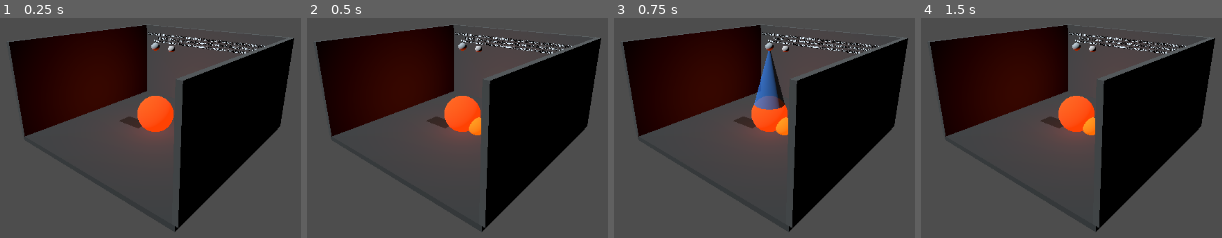
Above: before the commit, frames 1-4 (left to right).
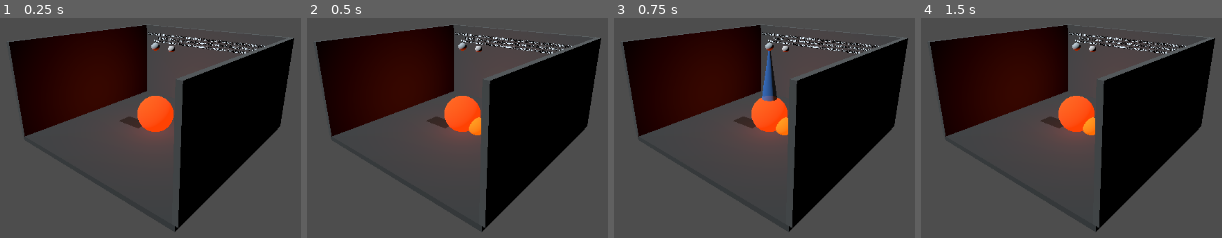
Above: after the commit, the same moments.

Repository: kblood/GameSystems
Game: Godot game, scene res://demos/sprinkler_fire/fire_station_demo.tscn
The game is run twice, just before and just after one commit, with the same random seed, the same clock (stepped at 60 frames per second) and the same inputs. The project has no main scene, so this scene is started directly.
Inputs:
- Up to frame 1 (0.25 s): no input
- Up to frame 2 (0.5 s): no input
- Up to frame 3 (0.75 s): tap Enter at 0.5 s; hold D from 0.53 s (still down); tap F at 0.6 s
- Up to frame 4 (1.5 s): tap Space at 1.25 s; release D at 1.28 s; hold S from 1.28 s (still down); tap V at 1.35 s

Frames 1-2 are identical in both runs. In frame 3, 1.1% of the frame differs, in the area x 46-57%, y 15-42%; in frame 4, nothing differs.

Commit message:
Show concurrent sprinkler sprays per head

Diff:
--- a/godot/demos/sprinkler_fire/fire_station_demo.gd
+++ b/godot/demos/sprinkler_fire/fire_station_demo.gd
@@ -42,14 +42,14 @@
 var main_switch_on := true
 var fault_switch_on := false
 var last_spray_ml := 0.0
-var last_spray_kind: StringName = &""
 var last_puddle_result: Dictionary = {}
 var sprinkler_source_receipts: Dictionary = {}
 var _puddle_id_by_sprinkler_source: Dictionary = {}
 var _spill_spread_registered := false
-var _spray_linger_seconds := 0.0
+var _spray_linger_by_source: Dictionary = {}
+var _spray_visual_by_source: Dictionary = {}
+var _spray_sources_this_frame: Dictionary = {}
 var _status_label: Label3D
-var _spray_visual: MeshInstance3D
 var _fire_visual: MeshInstance3D
 var _fire_light: OmniLight3D
 var _spread_fire_visual: MeshInstance3D
@@ -178,20 +178,16 @@
 		sprinkler_result.events.append_array(sprinkler_tick.get("events", []))
 		sprinkler_debt = sprinkler_result.pending_seconds
 	last_spray_ml = 0.0
-	last_spray_kind = &""
+	_spray_sources_this_frame.clear()
 	for event: Dictionary in sprinkler_result.get("events", []):
 		if event.get("type") != &"spray": continue
 		last_spray_ml += float(event.ml)
-		last_spray_kind = StringName(event.get("kind", &"unknown"))
 		_receive_sprinkler_spray(event)
-	if last_spray_ml > 0.0:
-		_spray_linger_seconds = 0.18
-	else:
-		_spray_linger_seconds = maxf(0.0, _spray_linger_seconds - delta)
-	_spray_visual.visible = _spray_linger_seconds > 0.0
-	var spray_material := _spray_visual.material_override as StandardMaterial3D
-	if spray_material != null and last_spray_kind != &"":
-		spray_material.albedo_color = _liquid_color(last_spray_kind)
+	for source_variant: Variant in _spray_visual_by_source.keys():
+		var source := StringName(source_variant)
+		var linger := 0.18 if _spray_sources_this_frame.has(source) else maxf(0.0, float(_spray_linger_by_source.get(source, 0.0)) - delta)
+		_spray_linger_by_source[source] = linger
+		(_spray_visual_by_source[source] as MeshInstance3D).visible = linger > 0.0
 	_sync_fire_visual()
 	_update_status()
 	return {"ok": fire_result.ok and sprinkler_result.ok, "thermal": fire_result,
@@ -236,6 +232,7 @@
 	if source == &"" or kind == &"" or not is_finite(emitted) or emitted < 0.0 \
 			or not is_finite(thermally_applied) or thermally_applied < 0.0 or thermally_applied > emitted + 1.0e-6:
 		return {"ok": false, "source": source, "kind": kind, "ml": 0.0}
+	_show_spray_for_event(source, kind, event)
 	var runoff := maxf(0.0, emitted - thermally_applied)
 	var puddle_id := int(_puddle_id_by_sprinkler_source.get(source, -1))
 	var deposited := 0.0
@@ -260,6 +257,40 @@
 		"puddle_ml": deposited, "removed_ml": runoff - deposited}
 
 
+func _show_spray_for_event(source: StringName, kind: StringName, event: Dictionary) -> void:
+	var visual := _spray_visual_by_source.get(source) as MeshInstance3D
+	if visual == null:
+		var head_position: Vector3 = event.get("position", Vector3.ZERO)
+		visual = _cylinder(0.36, 2.3, head_position - Vector3(0.0, 0.58, 0.0), _liquid_color(kind))
+		add_child(visual)
+		_spray_visual_by_source[source] = visual
+	else:
+		var head_position: Vector3 = event.get("position", Vector3.ZERO)
+		visual.position = head_position - Vector3(0.0, 0.58, 0.0)
+		var material := visual.material_override as StandardMaterial3D
+		if material != null: material.albedo_color = _liquid_color(kind)
+	visual.visible = true
+	_spray_sources_this_frame[source] = true
+
+
+func _has_visible_spray() -> bool:
+	for visual_variant: Variant in _spray_visual_by_source.values():
+		if (visual_variant as MeshInstance3D).visible: return true
+	return false
+
+
+func _spray_visual_state() -> Dictionary:
+	var state := {}
+	for source_variant: Variant in _spray_visual_by_source.keys():
+		var source := StringName(source_variant)
+		var visual := _spray_visual_by_source[source] as MeshInstance3D
+		var material := visual.material_override as StandardMaterial3D
+		state[source] = {"visible": visual.visible,
+			"color": material.albedo_color if material != null else Color.TRANSPARENT,
+			"linger_seconds": float(_spray_linger_by_source.get(source, 0.0))}
+	return state
+
+
 func set_battery_enabled(enabled: bool) -> void:
 	if electricity != null: electricity.set_enabled(BATTERY_ID, enabled)
 	_update_status()
@@ -327,7 +358,8 @@
 		"diesel_head": sprinklers.head_state(DIESEL_HEAD_ID), "fuel_valve_open": fuel_valve_open,
 		"main_switch_on": main_switch_on, "fault_switch_on": fault_switch_on,
 		"fuse_blown": electricity.state(FUSE_ID).blown,
-		"last_spray_ml": last_spray_ml, "spray_visible": _spray_visual.visible,
+		"last_spray_ml": last_spray_ml, "spray_visible": _has_visible_spray(),
+		"spray_visuals": _spray_visual_state(),
 		"diesel_puddle": puddles.components(diesel_puddle_id), "puddle_ledger": puddles.ledger(),
 		"sprinkler_water_puddle": puddles.components(sprinkler_water_puddle_id),
 		"sprinkler_source_receipts": sprinkler_source_receipts.duplicate(true),
@@ -376,9 +408,6 @@
 	var head := _sphere(0.16, Vector3(0.0, 3.72, 0.0), Color(0.72, 0.78, 0.82))
 	add_child(head)
 	add_child(_sphere(0.13, Vector3(0.8, 3.72, 0.0), Color(0.82, 0.84, 0.86)))
-	_spray_visual = _cylinder(0.65, 2.3, Vector3(0.0, 2.42, 0.0), Color(0.2, 0.62, 1.0, 0.32))
-	_spray_visual.visible = false
-	add_child(_spray_visual)
 	var camera := Camera3D.new()
 	camera.position = Vector3(7.5, 5.8, 9.0)
 	camera.current = true
--- a/godot/demos/sprinkler_fire/fire_station_demo_tests.gd
+++ b/godot/demos/sprinkler_fire/fire_station_demo_tests.gd
@@ -59,6 +59,29 @@
 		and diesel_state.diesel_spill_visible,
 		"diesel-head flow debits its finite typed tank and joins the persistent diesel puddle")
 	runoff_demo.queue_free()
+	var mixed_spray_demo: Node3D = DemoScene.instantiate()
+	root.add_child(mixed_spray_demo)
+	mixed_spray_demo.set_fuel_valve(true)
+	mixed_spray_demo.trigger_runoff_head()
+	mixed_spray_demo.trigger_diesel_head()
+	var mixed_spray_tick: Dictionary = mixed_spray_demo.advance(0.1)
+	var mixed_spray_state: Dictionary = mixed_spray_demo.demo_state()
+	var concurrent_visuals: Dictionary = mixed_spray_state.spray_visuals
+	case_result(mixed_spray_tick.ok and concurrent_visuals.has(&"sprinkler:floor-head")
+		and concurrent_visuals.has(&"sprinkler:diesel-head")
+		and concurrent_visuals[&"sprinkler:floor-head"].visible
+		and concurrent_visuals[&"sprinkler:diesel-head"].visible
+		and concurrent_visuals[&"sprinkler:floor-head"].color == mixed_spray_demo._liquid_color(&"water")
+		and concurrent_visuals[&"sprinkler:diesel-head"].color == mixed_spray_demo._liquid_color(&"diesel"),
+		"concurrent water and diesel heads retain separate visuals with their exact liquid colors")
+	mixed_spray_demo.set_fuel_valve(false)
+	mixed_spray_demo.advance(0.1)
+	mixed_spray_demo.advance(0.1)
+	var isolated_linger: Dictionary = mixed_spray_demo.demo_state().spray_visuals
+	case_result(isolated_linger[&"sprinkler:floor-head"].visible
+		and not isolated_linger[&"sprinkler:diesel-head"].visible,
+		"active water spray refreshes its own linger while the stopped diesel spray expires")
+	mixed_spray_demo.queue_free()
 	var puddle_ignition: Dictionary = demo.ignite_diesel_spill()
 	var lit_spill: Dictionary = demo.demo_state()
 	case_result(puddle_ignition.ok and puddle_ignition.kind == &"diesel"
Not shown, changed: godot/demos/sprinkler_fire/README.md
